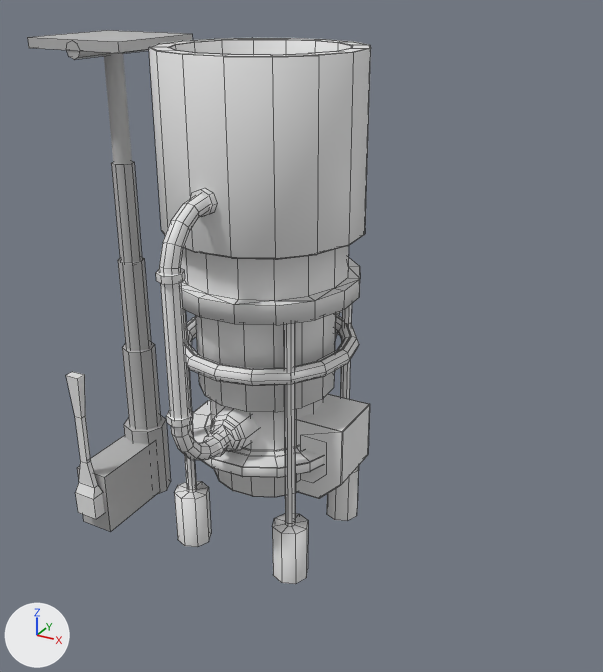
Before and after pictures for a commit that changed the Blender file Assets/homestead/models/iron_furnace_small.blend.
Before and after are seen from a 50 mm camera at (3.13, -5.13, 4.33) aimed at (0.32, -0.01, 1.77). Arrows for +X, +Y and +Z are at lower left; the lights stay in place. Mesh edges are drawn as thin lines on the coarser meshes.

Before the edit, the objects in view are built like this:
```python
me_circle_002 = bpy.data.meshes.new('Circle.002')
me_circle_002.from_pydata(...)  # 16 vertices, 9 faces; spans x -0.11..0.11, y -0.11..0.11, z -0.434..0.386
me_circle_002.materials.append(mat_metal_plates)  # its picture is missing
me_circle_006 = bpy.data.meshes.new('Circle.006')
me_circle_006.from_pydata(...)  # 16 vertices, 8 faces; spans x -0.073..0.073, y -0.073..0.073, z -0.447..0.447
me_circle_006.materials.append(mat_metal_plates)  # its picture is missing
me_circle_008 = bpy.data.meshes.new('Circle.008')
me_circle_008.from_pydata(...)  # 1545 vertices, 1385 faces; spans x -0.75..0.78, y -1.24..1.24, z -0.08..3.85
ob_cupola_furnace = bpy.data.objects.new('cupola_furnace', me_circle_008)
ob_cupola_furnace.location = (0.0, 0.0, 0.0)
ob_hydraulic_2 = bpy.data.objects.new('hydraulic_2', me_circle_002)
ob_hydraulic_2.location = (-1.305, 0.0, 1.734)
ob_hydraulic_4 = bpy.data.objects.new('hydraulic_4', me_circle_006)
ob_hydraulic_4.location = (-1.305, 0.0, 3.349)
# also in view: 'hydraulic_lever' at (-1.31, -0.78, 0.73); 'hydraulic_3' at (-1.31, 0.0, 2.51); 'hydraulic_1' at (-1.31, 0.0, 0.93); 'hydraulic_top' at (-1.31, 0.0, 3.81); 'hydraulic_base' at (-1.31, -0.27, 0.24)
```
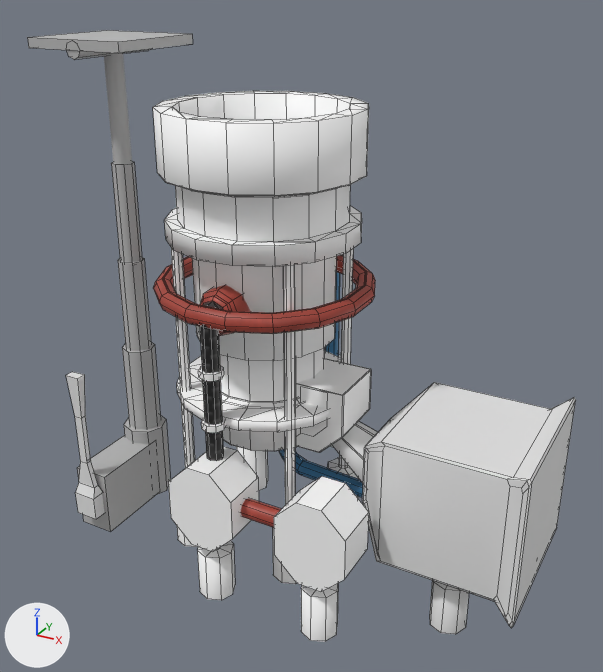
The change in detail:
Picture 'gas_diffuse.jpg' (img_gas_diffuse_jpg) is new.
Material 'gas_diffuse.jpg' (mat_gas_diffuse_jpg) is new.
Its texture is img_gas_diffuse_jpg.
me_circle_008 is used by ob_cupola_furnace; location (0.0, 0.0, 0.0).
me_circle_008 had 1545 vertices, 1385 faces and spanned x -0.75..0.78, y -1.24..1.24, z -0.08..3.85.
me_circle_008 now has 1427 vertices, 1271 faces and spans x -0.83..2.27, y -0.99..1.24, z -0.2..3.46.
me_circle_008 part 1: a new loose piece, a torus around z (ring radius 0.77, tube radius 0.07) spanning x -0.83..0.83, y -0.83..0.83, z 2.06..2.2, in mat_gas_diffuse_jpg (picture img_gas_diffuse_jpg).
me_circle_008 part 2: the loose piece of 16 vertices spanning x -0.09..0.09, y -1.24..-1.06, z 1.51..1.56 is moved by (0.0, 0.39, -0.25), in mat_gas_diffuse_jpg (picture img_gas_diffuse_jpg).
me_circle_008 part 3: the loose piece of 40 vertices spanning x -0.17..0.17, y -0.65..-0.36, z 0.95..1.3 is scaled about its middle by 1.09, then moved by (0.0, -0.04, 1.0), in mat_gas_diffuse_jpg (picture img_gas_diffuse_jpg).
me_circle_008 part 4: the loose piece of 400 vertices spanning x -0.67..0.67, y -0.67..0.67, z 0.51..2.09 is rebuilt with 304 vertices and now spans x -0.71..0.71, y -0.71..0.71, z 0.93..2.51, in mat_gas_diffuse_jpg (picture img_gas_diffuse_jpg).
me_circle_008 part 5: the loose piece of 304 vertices spanning x -0.75..0.75, y -0.75..0.75, z 2.1..3.85 is rebuilt with 208 vertices and now spans x -0.75..0.75, y -0.75..0.75, z 2.52..3.46, in mat_gas_diffuse_jpg (picture img_gas_diffuse_jpg).
me_circle_008 part 6: the loose piece of 101 vertices spanning x -0.07..0.07, y 0.34..1.22, z 1.05..3.01 is rebuilt with 85 vertices and now spans x -0.07..0.07, y 0.77..1.22, z 0.54..3.25, in mat_gas_diffuse_jpg (picture img_gas_diffuse_jpg).
me_circle_008 part 7: the loose piece of 16 vertices spanning x -0.09..0.09, y -0.79..-0.73, z 2.85..3.03 is deleted.
me_circle_008 part 8: the loose piece of 16 vertices spanning x -0.09..0.09, y -0.79..-0.73, z 1.02..1.2 is deleted.
me_circle_008 part 9: the loose piece of 16 vertices spanning x -0.09..0.09, y -1.24..-1.06, z 2.53..2.58 is deleted.
me_circle_008 part 10: 1 vertex moved within x 0.0, y -0.66, z 1.73; 403 vertices removed from x -0.72..0.78, y -1.22..0.72, z 0.51..3.01; 285 vertices added at x -0.51..2.27, y -0.99..0.74, z -0.2..2.54.
me_circle_008 part 11: 8 vertices added at x 0.43..0.51, y 0.42..0.51, z 2.54.
me_circle_008 part 12: 96 faces spanning x -0.61..0.61, y -0.61..0.61, z -0.08..0.41 switch from no material to mat_gas_diffuse_jpg (picture img_gas_diffuse_jpg).
Mesh me_cabinet_small is new.
It has 192 vertices, 162 faces and spans x -38.6..56.8, y -44.2..44.1, z -63.3..33.9.
Object 'cabinet_small' (ob_cabinet_small) is new; it shows me_cabinet_small.
Its location is (1.685, 0.0, 0.781).
Its rotation in degrees is (0, 90, 0).
Its scale is (0.0173, 0.0139, 0.0173).

What differs and where, as boxes [x1, y1, x2, y2] in the pictures (603 x 672 px; the box of a moved part takes in the faces that stretch with it):
'cupola_furnace', reshaped: before [149, 38, 371, 584]; after [153, 91, 375, 642]
'cabinet_small', added: after [332, 382, 576, 634]
part 1 of me_circle_008, added (red): after [153, 255, 375, 334]
part 2 of me_circle_008, moved or reshaped: before [166, 410, 193, 427]; after [201, 418, 226, 433]
part 3 of me_circle_008, moved or reshaped: before [210, 407, 259, 452]; after [200, 285, 251, 336]
part 4 of me_circle_008, rebuilt (15% wider): before [193, 313, 336, 497]; after [177, 256, 341, 451]
part 5 of me_circle_008, rebuilt (39% shorter): before [149, 38, 371, 325]; after [153, 91, 369, 267]
part 6 of me_circle_008, rebuilt (not visible before): after [325, 272, 340, 356]
part 7 of me_circle_008, deleted: before [190, 188, 217, 217]
part 8 of me_circle_008, deleted: before [204, 433, 227, 457]
part 9 of me_circle_008, deleted: before [156, 268, 185, 284]
part 10 of me_circle_008, moved or reshaped: before [159, 194, 370, 524]; after [168, 248, 371, 642]
part 11 of me_circle_008, added: after [339, 249, 353, 466]
part 12 of me_circle_008, recoloured: before [174, 466, 359, 584]; after [177, 447, 358, 584]
